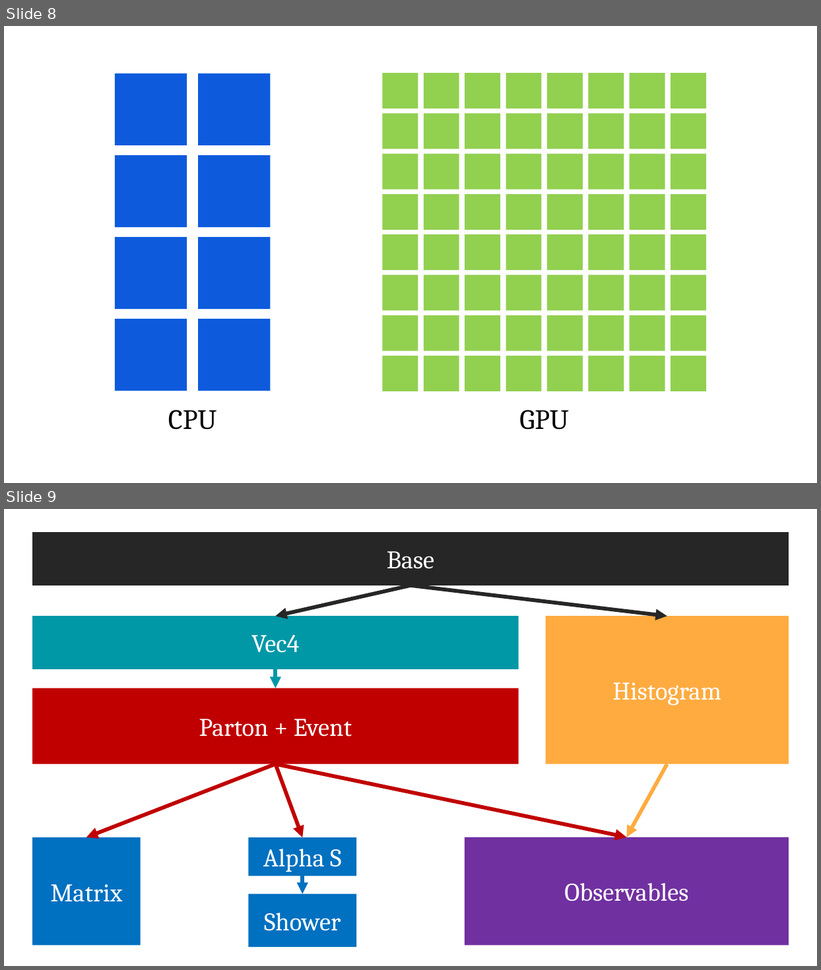
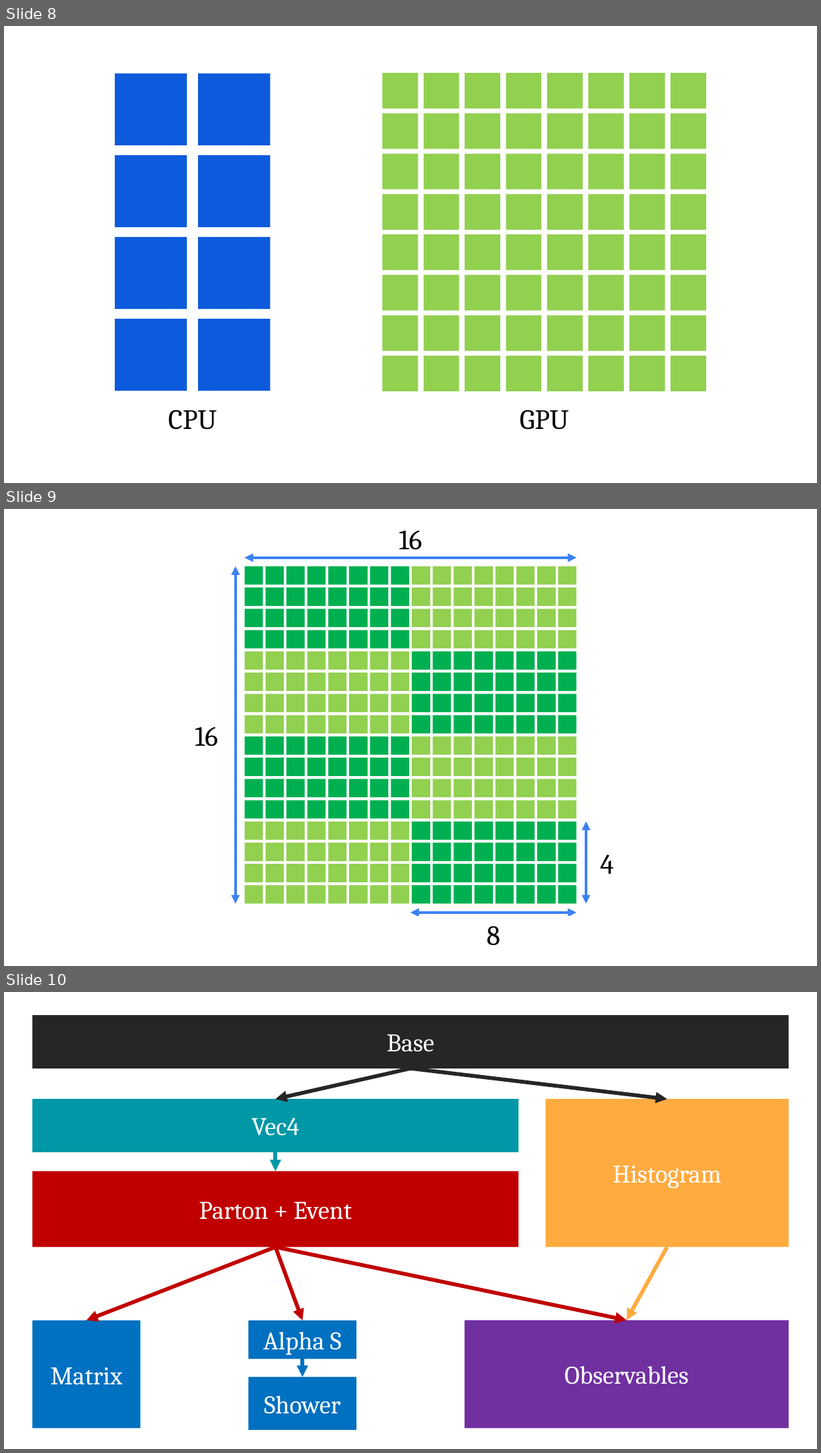
Before and after one commit to siddharthsule/gaps, a slide deck: doc/gaps-diagrams.pptx. Shown one above the other, each under a label of ours: slides 8 and 9 before the commit, slides 8, 9 and 10 after it. The pictures are 821x970 and 821x1453 pixels, drawn with LibreOffice and Linux fonts; fonts in the diff are those of the drawing. Boxes give left, top, right and bottom in pixels: in the first picture for what was removed or moved away, otherwise in the second. Text is boxed around its words. In the diff, an @@ line names an element or a change of style, - is before the commit and + after.

```diff
--- a/doc/gaps-diagrams.pptx
+++ b/doc/gaps-diagrams.pptx
@@ slide 9 added at bbox=[4, 509, 817, 966], background #FFFFFF @@
@@ group added at bbox=[195, 524, 614, 952]: 258 rectangles, 4 double arrows, 2 texts @@
+16
+16
+8
+4
@@ what was slide 9 is now slide 10 @@
```
Also in this commit, not shown: 7 slides changed.
